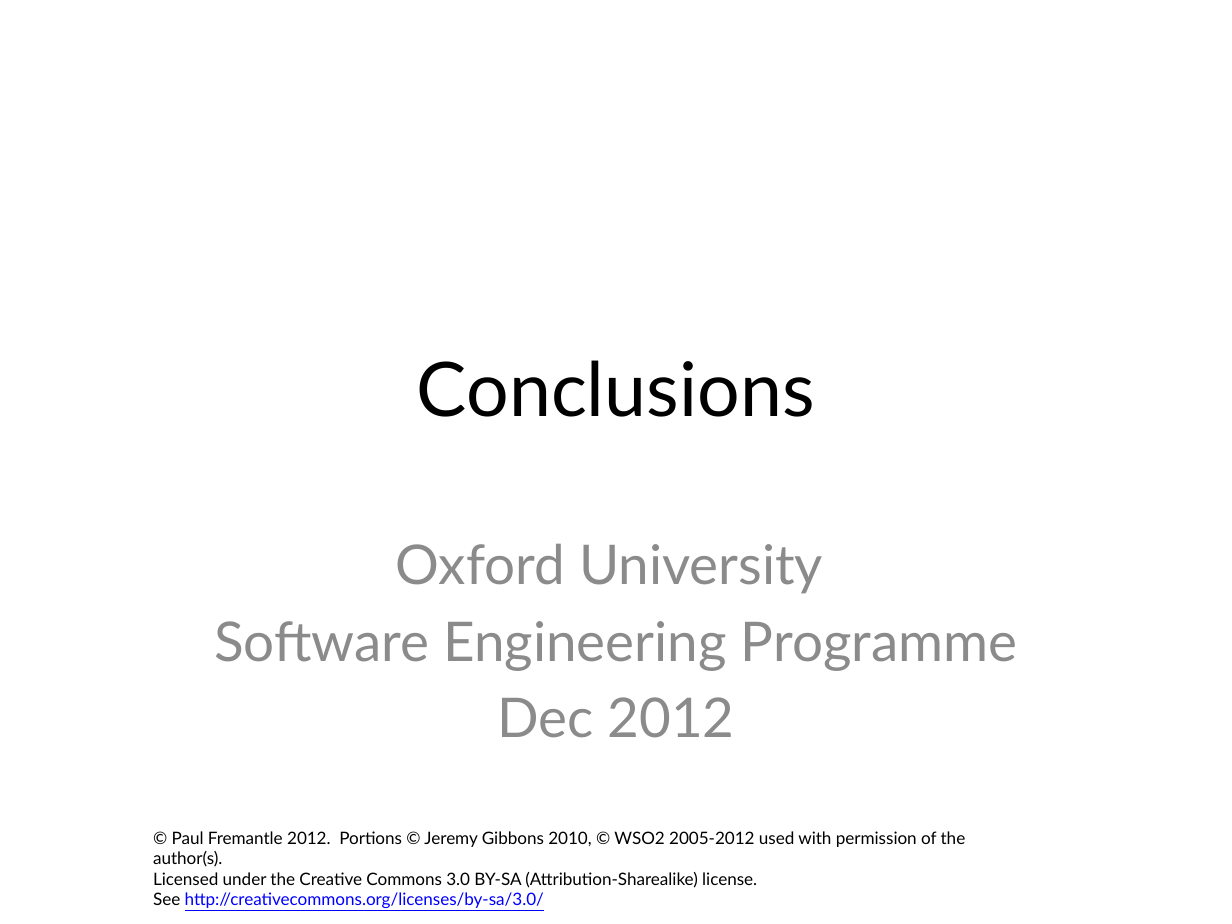
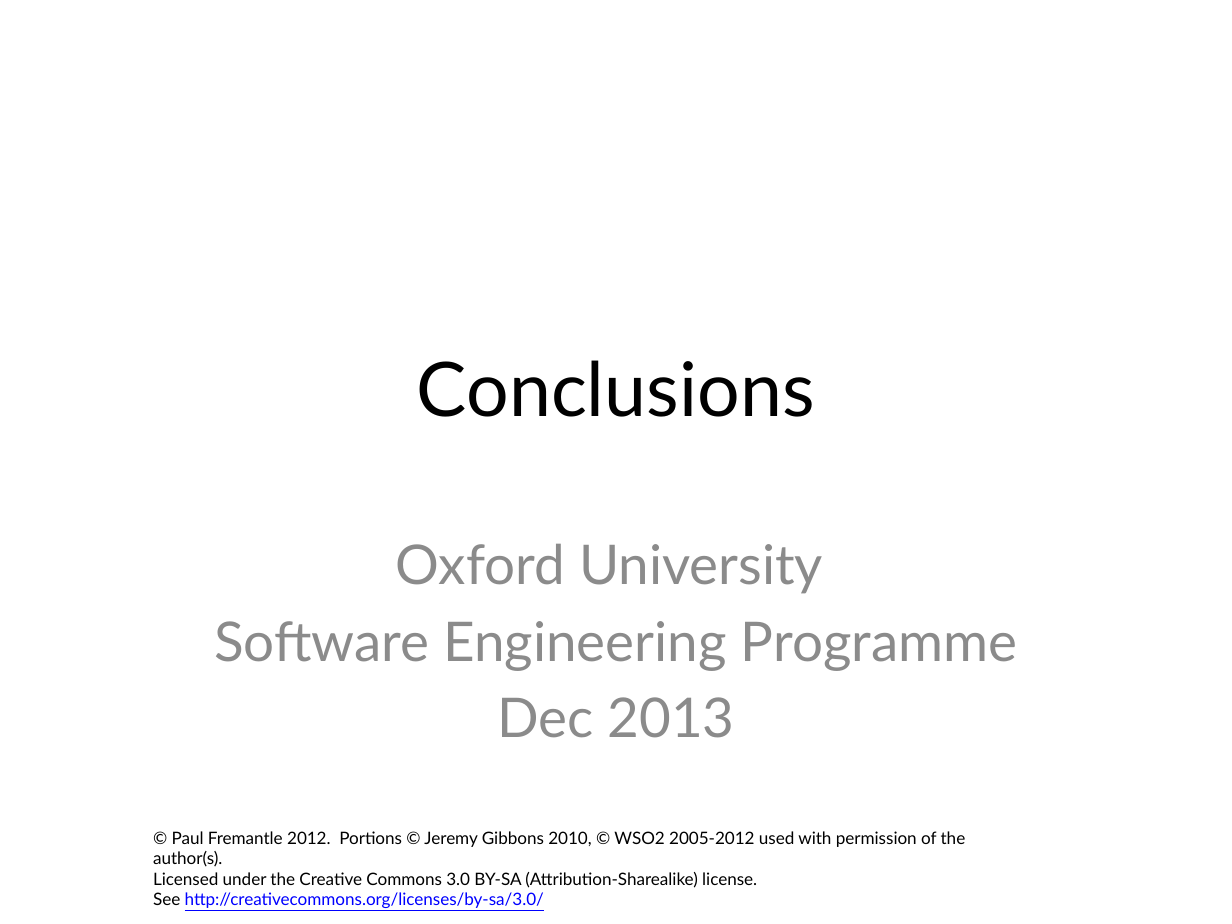
Before and after one commit to pzfreo/ox-soa-old, a slide deck: slide 1 of presentations/source/15-Conclusions.pptx. Drawn at 1232x924 pixels with LibreOffice and Linux fonts; fonts in the diff are those of the drawing; background and template pictures are left out. Boxes give left, top, right and bottom in pixels: in the first picture for what was removed or moved away, otherwise in the second. Text is boxed around its words. In the diff, an @@ line names an element or a change of style, - is before the commit and + after.

```diff
--- a/presentations/source/15-Conclusions.pptx
+++ b/presentations/source/15-Conclusions.pptx
@@ subtitle at <box>497,697,735,738</box>: text changed @@
-Dec 2012
+Dec 2013
```
Also in this commit, not shown: 2 slides added, 16 other files.
